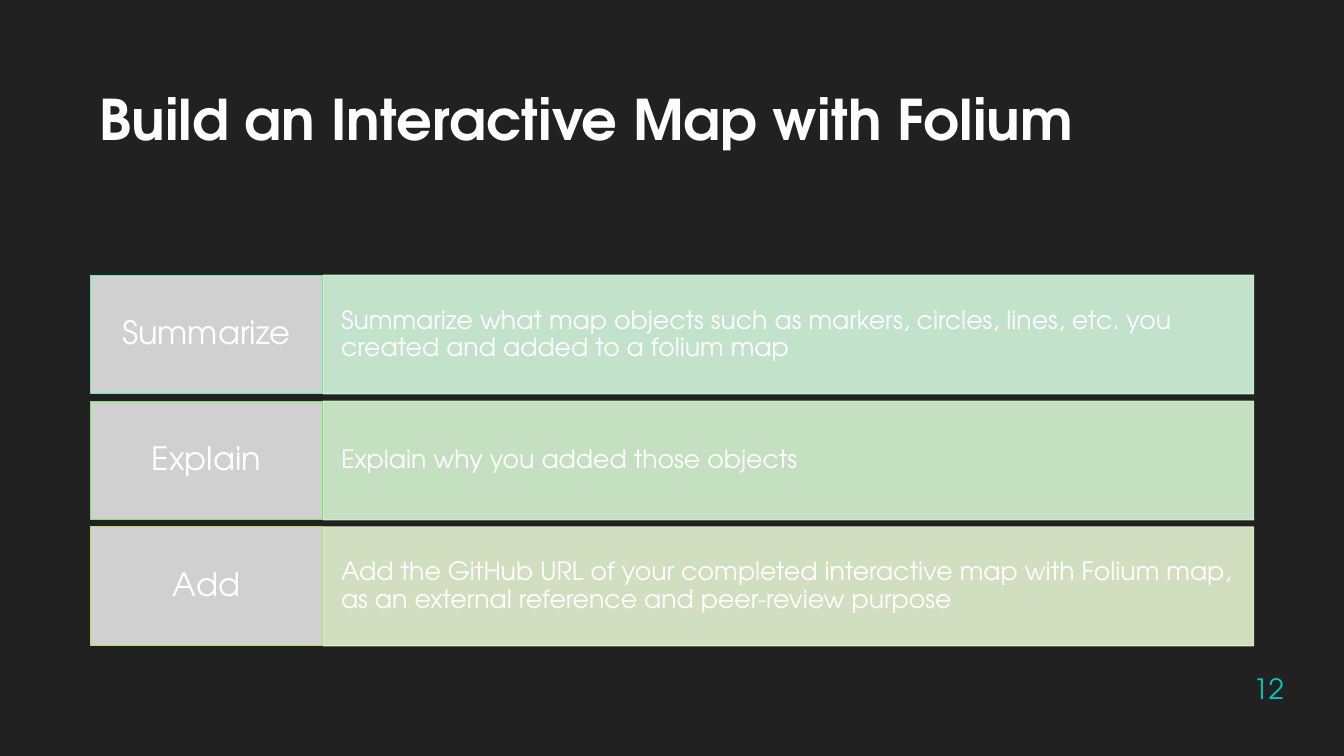
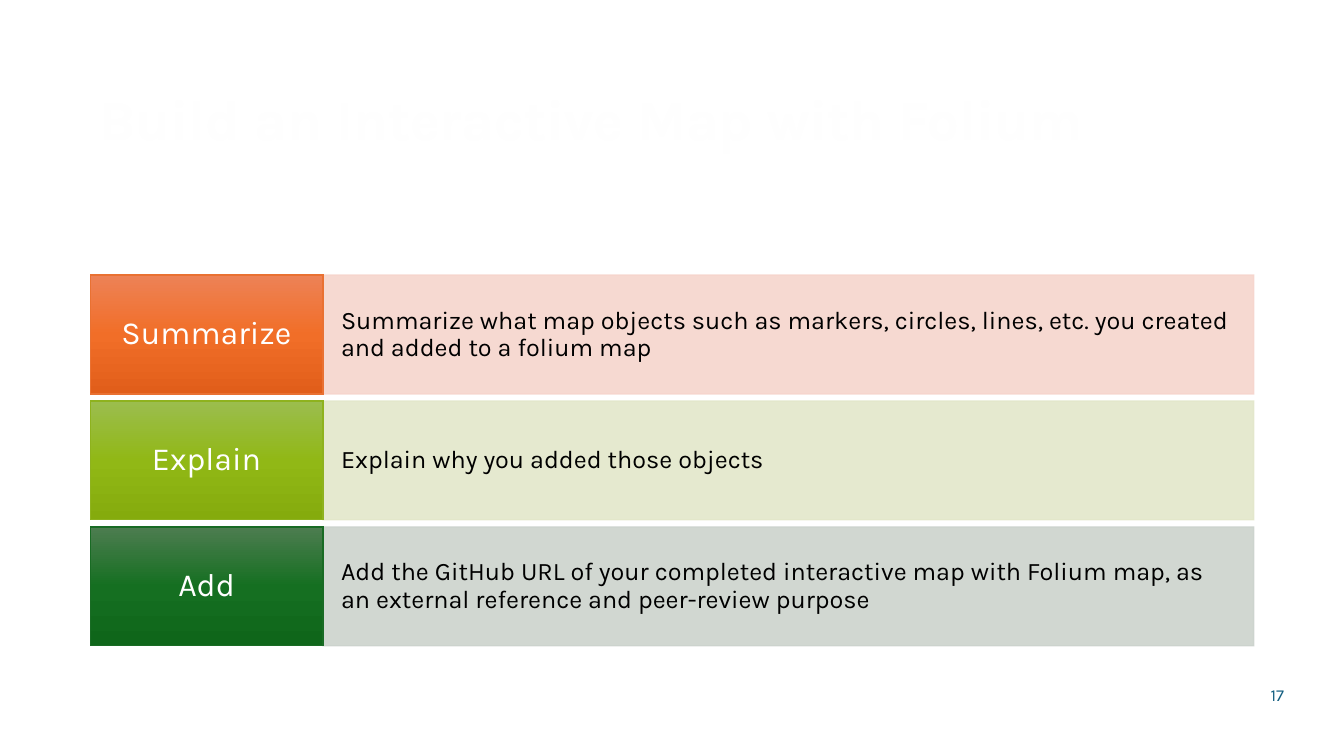
Before and after one commit to ObD-lance/data-science-capstone, a slide deck: slide 17 of LancePeterson-ds-capstone-slides.pptx (slide 12 before the commit). Drawn at 1344x756 pixels with LibreOffice and Linux fonts; fonts in the diff are those of the drawing; grey boxes stand for pictures; background and template pictures are left out. Boxes give left, top, right and bottom in pixels: in the first picture for what was removed or moved away, otherwise in the second. Text is boxed around its words. In the diff, an @@ line names an element or a change of style, - is before the commit and + after.

```diff
--- a/LancePeterson-ds-capstone-slides.pptx
+++ b/LancePeterson-ds-capstone-slides.pptx
@@ background #212121 to picture (left out) @@
@@ picture removed at (x1=91, y1=275, x2=324, y2=394) @@
@@ rectangle added at (x1=91, y1=275, x2=324, y2=394), fill gradient #ED8257 to #F26E29 to #E25F1A, outline #E97132 1 pt @@
@@ rectangle at (x1=323, y1=275, x2=1253, y2=394): fill #D5F7DF at 90% opacity to #F7D5CE at 90% opacity; outline #D5F7DF 0.75 pt to #F7D5CE 1 pt @@
@@ picture removed at (x1=91, y1=401, x2=324, y2=520) @@
@@ rectangle added at (x1=91, y1=401, x2=324, y2=520), fill gradient #9CBD4E to #92B916 to #85AB0D, outline #8EB21E 1 pt @@
@@ rectangle at (x1=323, y1=401, x2=1253, y2=520): fill #D8F5D3 at 90% opacity to #E5E8CA at 90% opacity; outline #D8F5D3 0.75 pt to #E5E8CA 1 pt @@
@@ font TeX Gyre Adventor to Karla in 4 elements at (x1=90, y1=49, x2=1255, y2=156), (x1=121, y1=322, x2=291, y2=345), (x1=152, y1=448, x2=261, y2=478), (x1=178, y1=574, x2=235, y2=597) @@
@@ picture removed at (x1=91, y1=527, x2=324, y2=646) @@
@@ rectangle added at (x1=91, y1=527, x2=324, y2=646), fill gradient #4D7E50 to #156F21 to #0F661B, outline #196B24 1 pt @@
@@ font TeX Gyre Adventor to Karla, text colour #FFFFFF to #000000 in 3 elements at (x1=341, y1=311, x2=1228, y2=362), (x1=341, y1=450, x2=763, y2=474), (x1=341, y1=562, x2=1203, y2=614) @@
@@ rectangle at (x1=323, y1=527, x2=1253, y2=646): fill #E5F3D2 at 90% opacity to #CCD4CD at 90% opacity; outline #E5F3D2 0.75 pt to #CCD4CD 1 pt @@
@@ page number at (x1=1271, y1=690, x2=1284, y2=701): text changed; size 20 to 12 pt; font TeX Gyre Adventor to Karla; text colour #00C6BB to #156082 @@
-12
+17
```
Also in this commit, not shown: 37 other slides changed, 8 slides added, 3 slides removed, 3 other files.
